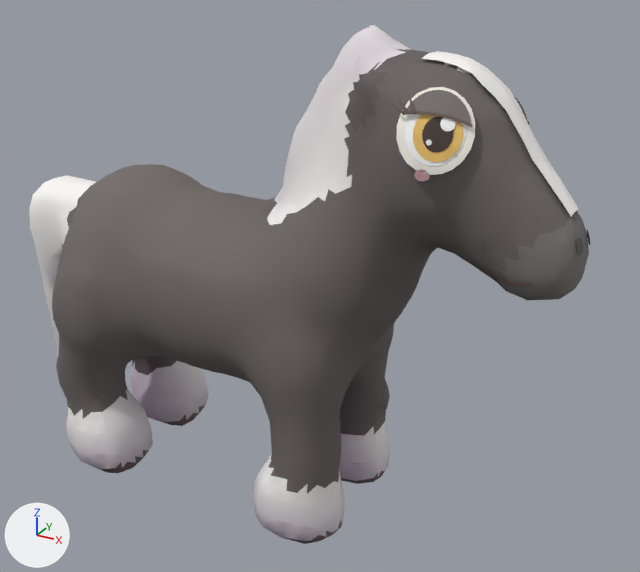
Renders of the glTF model art/models/limited/feather_horse.glb from each side of a commit.
Rendered twice from a 50 mm lens placed at (0.85, -1.34, 1.161), pointed at (0.095, 0.032, 0.475). Lighting does not change. The marker at lower left points along +X, +Y and +Z. The picture after the commit comes second. Vertices at exactly the same position are counted once.

Objects in the first picture: 'feather_horse'.
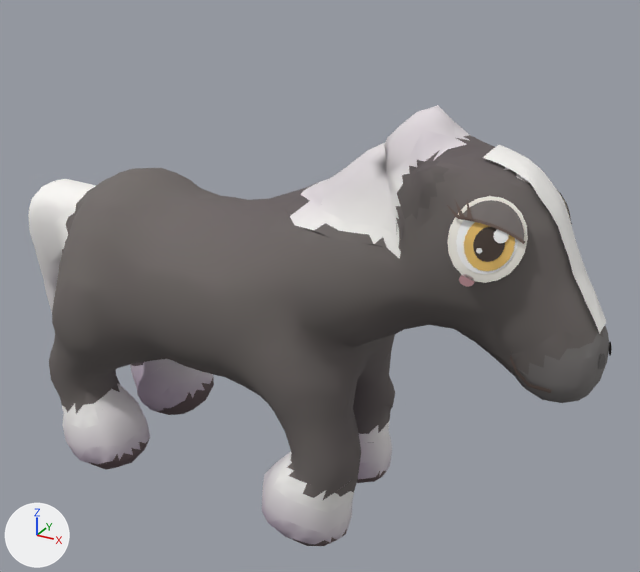
The newer file adds a shape key; the second version is drawn at full value of the shape key 'sleep' of 'feather_horse', and the change is written as the vertex moves it makes.

Pixel boxes (x1, y1, x2, y2) of what changed, in the pictures (640 x 572 px; the box of a moved part takes in the faces that stretch with it):
'feather_horse', reshaped (15% shorter): before (29, 25, 590, 544); after (28, 105, 612, 546)
part 1 of me_feather_horse, moved or reshaped: before (422, 51, 578, 217); after (483, 144, 606, 333)
part 2 of me_feather_horse, moved or reshaped: before (396, 87, 475, 175); after (447, 196, 528, 283)
part 3 of me_feather_horse, moved or reshaped: before (405, 114, 466, 166); after (456, 220, 518, 274)
part 4 of me_feather_horse, moved or reshaped: before (413, 114, 463, 162); after (464, 222, 515, 271)
part 5 of me_feather_horse, moved or reshaped: before (422, 117, 453, 152); after (473, 227, 505, 262)
part 6 of me_feather_horse, moved or reshaped: before (440, 118, 456, 131); after (493, 230, 509, 243)
part 7 of me_feather_horse, moved or reshaped: before (426, 139, 432, 145); after (476, 248, 482, 254)
part 8 of me_feather_horse, moved or reshaped: before (407, 90, 471, 124); after (463, 200, 524, 240)
part 9 of me_feather_horse, moved or reshaped: before (402, 111, 472, 127); after (458, 217, 525, 244)
part 10 of me_feather_horse, moved or reshaped: before (414, 169, 430, 181); after (459, 275, 474, 287)
part 11 of me_feather_horse, moved or reshaped: before (576, 238, 583, 255); after (599, 354, 605, 369)
part 12 of me_feather_horse, moved or reshaped: before (484, 242, 532, 286); after (510, 344, 551, 393)
part 13 of me_feather_horse, moved or reshaped (mostly hidden): before (515, 98, 527, 120); after (559, 193, 571, 222)
part 14 of me_feather_horse, moved or reshaped (mostly hidden): before (513, 95, 528, 122); after (557, 190, 571, 221)
part 15 of me_feather_horse, moved or reshaped: before (587, 230, 590, 245); after (609, 342, 612, 356)
part 16 of me_feather_horse, moved or reshaped: before (29, 25, 589, 544); after (28, 105, 609, 546)

Diff of the bpy script that builds the scene:
```diff
--- a/art/models/limited/feather_horse.glb.py
+++ b/art/models/limited/feather_horse.glb.py
@@ me_feather_horse @@
-me_feather_horse.from_pydata(...)  # 2724 vertices, 4504 faces; spans x -0.591..0.591, y -0.215..0.215, z 0.0..0.973
+me_feather_horse.from_pydata(...)  # 2724 vertices, 4504 faces; spans x -0.591..0.647, y -0.212..0.217, z 0.0..0.855
+# me_feather_horse part 1: the loose piece of 70 vertices spanning x 0.312..0.566, y -0.036..0.038, z 0.711..0.937 is multiplied about its middle by the matrix ((0.98, 0.0, 0.199), (0.01, 0.999, -0.049), (-0.198, 0.05, 0.979)), then moved by (0.092, -0.011, -0.159)
+# me_feather_horse part 2: the loose piece of 21 vertices spanning x 0.314..0.427, y -0.142..-0.082, z 0.781..0.902 is multiplied about its middle by the matrix ((0.98, 0.0, 0.199), (0.01, 0.999, -0.049), (-0.198, 0.05, 0.979)), then moved by (0.097, -0.012, -0.151)
+# me_feather_horse part 3: the loose piece of 21 vertices spanning x 0.327..0.415, y -0.137..-0.089, z 0.793..0.89 is multiplied about its middle by the matrix ((0.98, 0.0, 0.199), (0.01, 0.999, -0.049), (-0.198, 0.05, 0.979)), then moved by (0.097, -0.012, -0.152)
+# me_feather_horse part 4: the loose piece of 21 vertices spanning x 0.34..0.412, y -0.134..-0.096, z 0.799..0.877 is multiplied about its middle by the matrix ((0.98, 0.0, 0.199), (0.01, 0.999, -0.049), (-0.198, 0.05, 0.979)), then moved by (0.096, -0.012, -0.153)
+# me_feather_horse part 5: the loose piece of 21 vertices spanning x 0.354..0.399, y -0.128..-0.104, z 0.813..0.862 is multiplied about its middle by the matrix ((0.98, 0.0, 0.199), (0.01, 0.999, -0.049), (-0.198, 0.05, 0.979)), then moved by (0.096, -0.012, -0.153)
+# me_feather_horse part 6: the loose piece of 13 vertices spanning x 0.377..0.399, y -0.113..-0.102, z 0.842..0.863 is multiplied about its middle by the matrix ((0.98, 0.0, 0.199), (0.01, 0.999, -0.049), (-0.198, 0.05, 0.979)), then moved by (0.099, -0.013, -0.155)
+# me_feather_horse part 7: the loose piece of 11 vertices spanning x 0.362..0.371, y -0.128..-0.124, z 0.822..0.83 is moved by (0.094, -0.012, -0.151)
+# me_feather_horse part 8: the loose piece of 42 vertices spanning x 0.323..0.422, y -0.124..-0.091, z 0.852..0.899 is multiplied about its middle by the matrix ((0.98, 0.0, 0.199), (0.01, 0.999, -0.049), (-0.198, 0.05, 0.979)), then moved by (0.103, -0.014, -0.152)
+# me_feather_horse part 9: the loose piece of 50 vertices spanning x 0.322..0.423, y -0.127..-0.1, z 0.85..0.869 is multiplied about its middle by the matrix ((0.98, 0.0, 0.199), (0.01, 0.999, -0.049), (-0.198, 0.05, 0.979)), then moved by (0.1, -0.013, -0.152)
+# me_feather_horse part 10: the loose piece of 15 vertices spanning x 0.353..0.375, y -0.145..-0.136, z 0.771..0.788 is multiplied about its middle by the matrix ((0.98, 0.0, 0.199), (0.01, 0.999, -0.049), (-0.198, 0.05, 0.979)), then moved by (0.084, -0.009, -0.15)
+# me_feather_horse part 11: the loose piece of 13 vertices spanning x 0.579..0.589, y -0.033..-0.016, z 0.654..0.68 is multiplied about its middle by the matrix ((0.98, 0.0, 0.199), (0.01, 0.999, -0.049), (-0.198, 0.05, 0.979)), then moved by (0.058, -0.002, -0.186)
+# me_feather_horse part 12: the loose piece of 10 vertices spanning x 0.453..0.53, y -0.094..-0.079, z 0.603..0.682 is multiplied about its middle by the matrix ((0.98, 0.0, 0.199), (0.01, 0.999, -0.049), (-0.198, 0.05, 0.979)), then moved by (0.055, -0.001, -0.17)
+# me_feather_horse part 13: the loose piece of 21 vertices spanning x 0.347..0.456, y 0.084..0.137, z 0.744..0.872 is multiplied about its middle by the matrix ((0.98, 0.0, 0.199), (0.01, 0.999, -0.049), (-0.198, 0.05, 0.979)), then moved by (0.089, -0.011, -0.146)
+# me_feather_horse part 14: the loose piece of 42 vertices spanning x 0.357..0.452, y 0.093..0.132, z 0.819..0.868 is multiplied about its middle by the matrix ((0.98, 0.0, 0.199), (0.01, 0.999, -0.049), (-0.198, 0.05, 0.979)), then moved by (0.096, -0.012, -0.147)
+# me_feather_horse part 15: the loose piece of 13 vertices spanning x 0.58..0.59, y 0.017..0.033, z 0.652..0.679 is multiplied about its middle by the matrix ((0.98, 0.0, 0.199), (0.01, 0.999, -0.049), (-0.198, 0.05, 0.979)), then moved by (0.057, -0.002, -0.183)
+# me_feather_horse part 16: 2177 of 2724 vertices moved; they spanned x -0.591..0.591, y -0.215..0.215, z 0.0..0.973 and now span x -0.591..0.641, y -0.212..0.217, z 0.0..0.855; mean shift (0.023, 0.0, -0.032); largest move (0.584, -0.02, 0.664) -> (0.641, -0.022, 0.479)
+# other edits to the shape of me_feather_horse do not show in these pictures
 me_feather_horse.materials.append(mat_coat)
```
